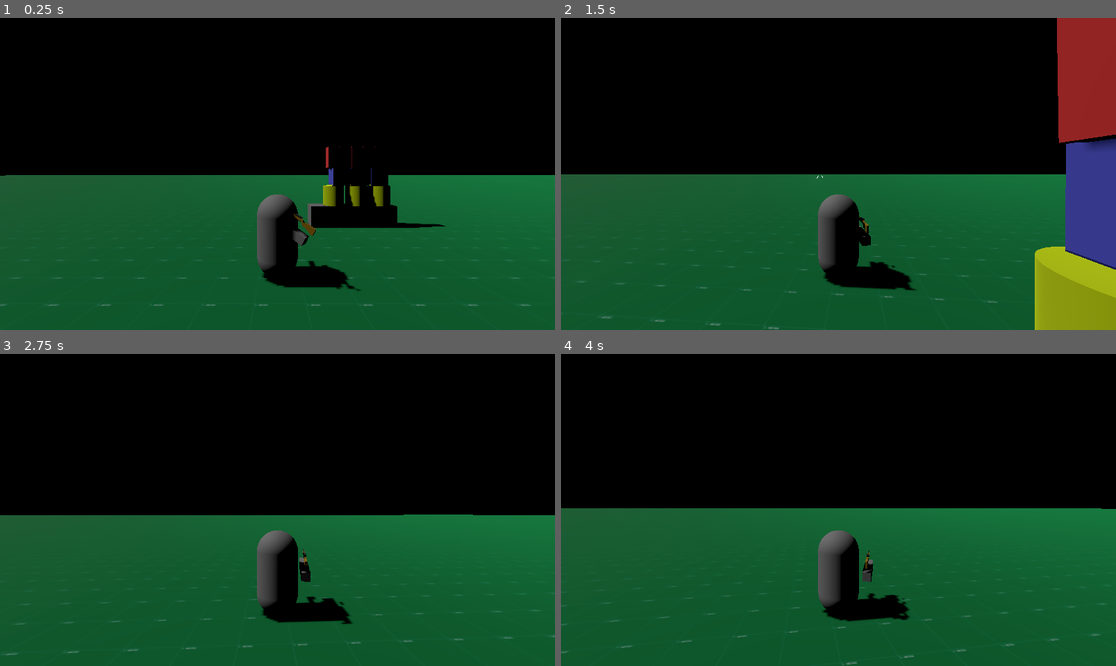
Above: before the commit, frames 1-4 (two rows, left to right).
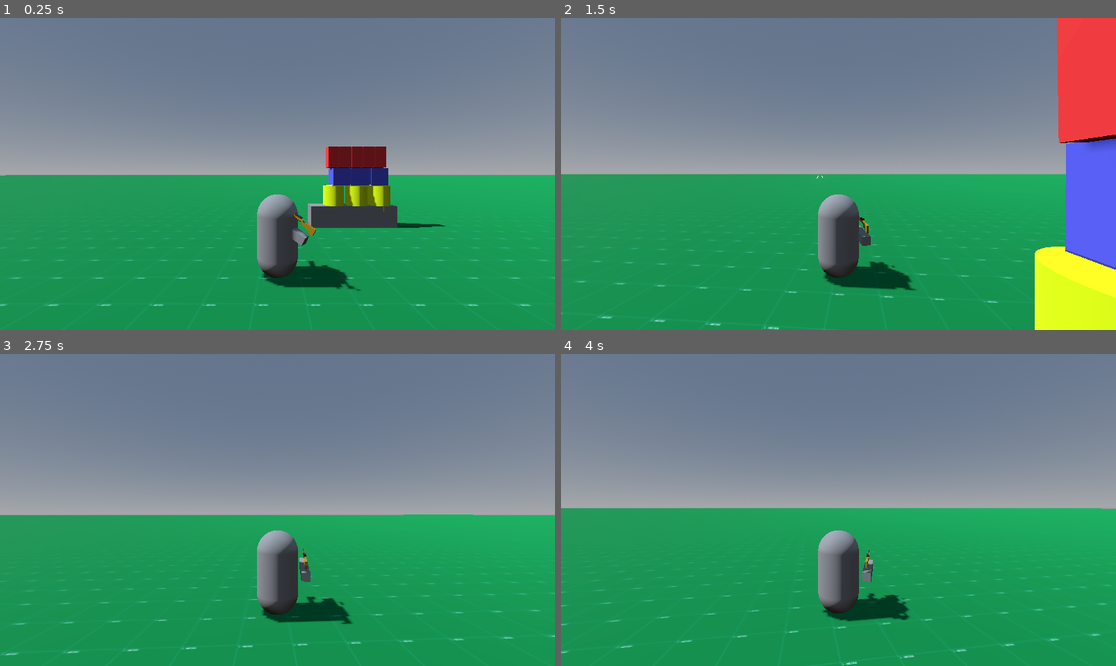
Above: after the commit, the same moments.

Repository: ImmersiveRPG/ExampleRaycastBullets
Game: Godot game, scene res://src/World/World.tscn
The game is run twice, just before and just after one commit, with the same random seed, the same clock (stepped at 60 frames per second) and the same inputs.
Inputs (mouse positions are in pixels of both pictures, inside the frame that each line leads up to):
- Up to frame 1 (0.25 s): no input
- Up to frame 2 (1.5 s): move the mouse to (866, 174) at 0.52 s; hold W (MoveForward) from 0.53 s (still down); click (866, 174) at 0.6 s; move the mouse to (810, 174) at 1.27 s; click (810, 174) at 1.35 s
- Up to frame 3 (2.75 s): keep holding W (MoveForward); move the mouse to (288, 503) at 2.02 s; click (288, 503) at 2.1 s
- Up to frame 4 (4 s): keep holding W (MoveForward); move the mouse to (832, 516) at 2.77 s; click (832, 516) at 2.85 s; move the mouse to (877, 513) at 3.52 s; click (877, 513) at 3.6 s

The runs differ from the first frame. In frame 1, 100% of the frame differs, in the area x 0-100%, y 0-100%; in frame 2, 100%; in frame 3, 100%; in frame 4, 100%.

Commit message:
Added lighting to WorldEnvironment

Diff:
--- a/project/src/World/World.tscn
+++ b/project/src/World/World.tscn
@@ -8,11 +8,16 @@
 [ext_resource type="PackedScene" uid="uid://b61fmiw18n3da" path="res://src/Items/MediumCan/MediumCan.tscn" id="6"]
 [ext_resource type="PackedScene" uid="uid://bpw47tjkojlej" path="res://src/Items/SmallCan/SmallCan.tscn" id="7"]
 
+[sub_resource type="ProceduralSkyMaterial" id="ProceduralSkyMaterial_by4f0"]
+
 [sub_resource type="Sky" id="1"]
+sky_material = SubResource("ProceduralSkyMaterial_by4f0")
 
 [sub_resource type="Environment" id="2"]
 background_mode = 2
 sky = SubResource("1")
+ambient_light_source = 3
+reflected_light_source = 2
 glow_enabled = true
 
 [sub_resource type="BoxShape3D" id="3"]
Not shown: 1 places in project/src/World/World.tscn that only renumber resources
